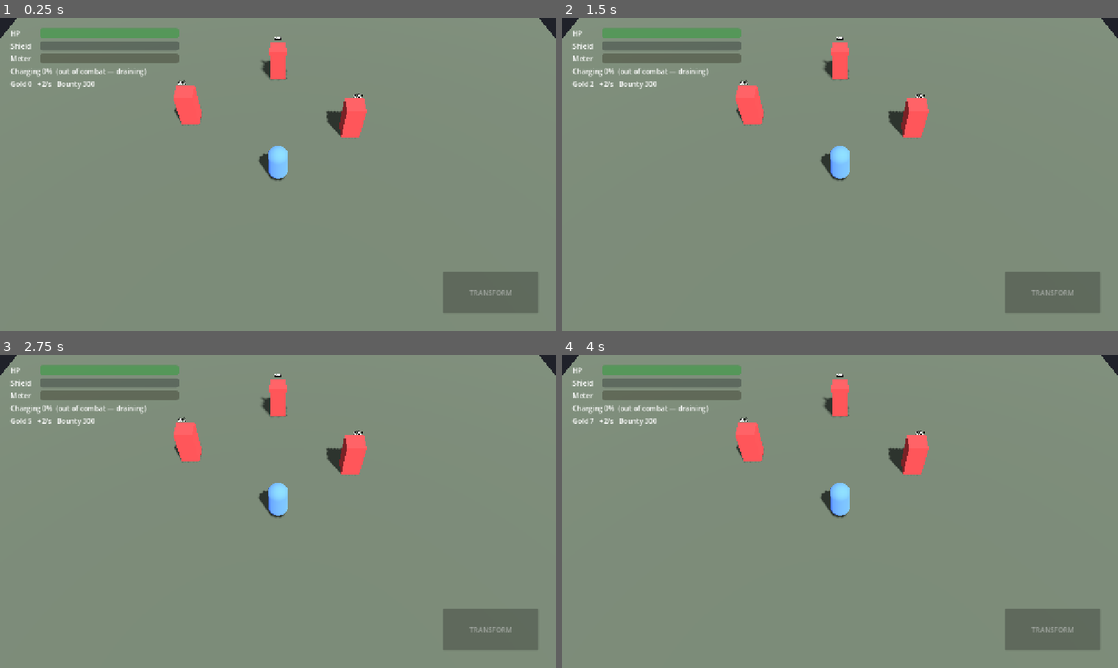
Above: before the commit, frames 1-4 (two rows, left to right).
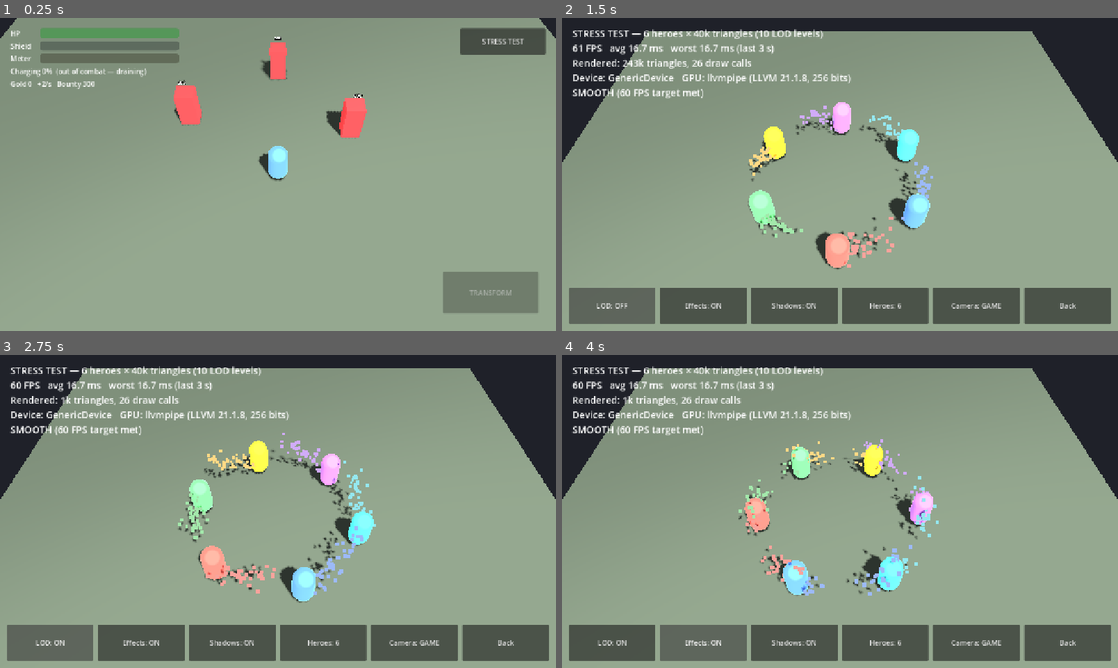
Above: after the commit, the same moments.

Repository: TamanegiNinja25/FZFoC_Mobile
Game: Godot game, scene res://scenes/main.tscn
Same seed, same stepped clock (60 frames per second), same inputs: the game is played once before the commit and once after it.
Inputs (mouse positions are in pixels of both pictures, inside the frame that each line leads up to):
- Up to frame 1 (0.25 s): no input
- Up to frame 2 (1.5 s): click (1062, 43) at 0.5 s, where only the run after the commit has a clickable "STRESS TEST"; click (612, 305) at 1.25 s, where only the run after the commit has a clickable "LOD: ON"
- Up to frame 3 (2.75 s): click (50, 642) at 2 s, where only the run after the commit has a clickable "LOD: OFF"
- Up to frame 4 (4 s): click (701, 642) at 2.75 s, where only the run after the commit has a clickable "Effects: ON"; click (701, 642) at 3.5 s, where only the run after the commit has a clickable "Effects: OFF"

The runs differ from the first frame. In frame 1, 49% of the frame differs, in the area x 0-100%, y 3-100%; in frame 2, 61%; in frame 3, 61%, in the area x 0-100%, y 0-100%; in frame 4, 61%.

Commit message:
prototype: toon shading and phone stress-test scene
- Shared toon material (banded diffuse, toon specular, rim light)
  applied to hero, dummies and ground
- Stress test: 6 heroes x 40,320 triangles with 10 auto LOD levels,
  particles, shadows; toggles for LOD, effects, shadows, 6/12 heroes,
  camera; live FPS / frame time / triangles / draw calls readout
- Benchmark mode (-- --benchmark) prints 4 configurations and quits
- PC baseline: 506 FPS at game camera (18k tris rendered with LOD);
  shadows multiply geometry ~4x
- New headless test: stress_scene_test (7 checks)

Co-Authored-By: Claude Opus 5.5 <noreply@anthropic.com>

Diff:
--- /dev/null
+++ b/Prototype/scenes/stress_test.tscn
@@ -0,0 +1,6 @@
+[gd_scene format=3]
+
+[ext_resource type="Script" path="res://scripts/stress_test.gd" id="1_stress"]
+
+[node name="StressTest" type="Node3D"]
+script = ExtResource("1_stress")
--- a/Prototype/scripts/dummy.gd
+++ b/Prototype/scripts/dummy.gd
@@ -32,9 +32,7 @@
 	mesh.size = Vector3(1.0, 2.0, 1.0)
 	body.mesh = mesh
 	body.position.y = 1.0
-	var material := StandardMaterial3D.new()
-	material.albedo_color = Color(0.8, 0.25, 0.25)
-	body.material_override = material
+	body.material_override = Toon.material(Color(0.8, 0.25, 0.25))
 	add_child(body)
 
 	_label = Label3D.new()
--- a/Prototype/scripts/hero.gd
+++ b/Prototype/scripts/hero.gd
@@ -60,7 +60,7 @@
 var _attack_cooldown := 0.0
 var _dead_time := 0.0
 var _spawn_point := Vector3.ZERO
-var _material := StandardMaterial3D.new()
+var _material := Toon.material(NORMAL_COLOR)
 var _body: MeshInstance3D
 
 
--- a/Prototype/scripts/hud.gd
+++ b/Prototype/scripts/hud.gd
@@ -57,6 +57,17 @@
 	_button.pressed.connect(func(): hero.try_transform())
 	add_child(_button)
 
+	var stress := Button.new()
+	stress.text = "STRESS TEST"
+	stress.anchor_left = 1.0
+	stress.anchor_right = 1.0
+	stress.offset_left = -220
+	stress.offset_top = 24
+	stress.offset_right = -24
+	stress.offset_bottom = 84
+	stress.pressed.connect(func(): get_tree().change_scene_to_file("res://scenes/stress_test.tscn"))
+	add_child(stress)
+
 
 func _process(_delta: float) -> void:
 	if not hero:
--- a/Prototype/scripts/main.gd
+++ b/Prototype/scripts/main.gd
@@ -52,9 +52,7 @@
 	var plane := PlaneMesh.new()
 	plane.size = Vector2(40, 40)
 	ground.mesh = plane
-	var ground_material := StandardMaterial3D.new()
-	ground_material.albedo_color = Color(0.32, 0.36, 0.3)
-	ground.material_override = ground_material
+	ground.material_override = Toon.material(Color(0.32, 0.36, 0.3), 0.0)
 	add_child(ground)
 
 	var sun := DirectionalLight3D.new()
--- /dev/null
+++ b/Prototype/scripts/stress_test.gd
@@ -0,0 +1,275 @@
+extends Node3D
+## Phone stress test for the high-poly stylized budget (art direction, 2026-11-08):
+## 6 heroes at ~40k triangles with automatic LODs, toon shading, particle
+## effects and shadows, seen from the game camera. Run it on the target phone
+## and read the numbers on screen.
+
+const HERO_RADIAL_SEGMENTS := 96
+const HERO_RINGS := 69  # 96 × 69 ≈ 40k triangles at full detail
+const GAME_CAMERA := Vector3(0, 14, 10)
+const CLOSE_CAMERA := Vector3(0, 4, 6)
+const COLORS := [Color(0.35, 0.55, 0.95), Color(0.95, 0.4, 0.35), Color(0.4, 0.85, 0.45),
+		Color(1.0, 0.75, 0.2), Color(0.7, 0.45, 0.95), Color(0.3, 0.85, 0.9)]
+
+var hero_mesh: ArrayMesh
+var hero_triangles := 0
+var hero_lod_levels := 0
+var heroes: Array[Node3D] = []
+
+var _lod_on := true
+var _effects_on := true
+var _close_camera := false
+var _time := 0.0
+var _frame_times: Array[float] = []
+
+## Benchmark mode: `godot --path Prototype res://scenes/stress_test.tscn -- --benchmark`
+## runs four configurations for 3 s each, prints the results and quits.
+var _benchmark := "--benchmark" in OS.get_cmdline_user_args()
+var _bench_step := 0
+var _bench_clock := 0.0
+var _bench_samples: Array[float] = []
+
+var _sun: DirectionalLight3D
+var _camera: Camera3D
+var _stats := Label.new()
+var _buttons := {}
+
+
+func _ready() -> void:
+	hero_mesh = _build_hero_mesh()
+	_build_world()
+	_set_hero_count(6)
+	_build_hud()
+
+
+func _process(delta: float) -> void:
+	_time += delta
+	for i in heroes.size():
+		var angle := _time * 0.6 + TAU * i / heroes.size()
+		var hero := heroes[i]
+		hero.position = Vector3(cos(angle) * 4.0, 0.0, sin(angle) * 4.0)
+		hero.rotation.y = -angle
+	_frame_times.append(delta)
+	if _frame_times.size() > 180:
+		_frame_times.pop_front()
+	_update_stats()
+	if _benchmark:
+		_tick_benchmark(delta)
+
+
+const BENCH_STEPS := ["6 heroes, game camera, LOD on", "6 heroes, close camera (full detail)",
+		"6 heroes, LOD off (worst case)", "12 heroes, LOD off"]
+
+
+func _tick_benchmark(delta: float) -> void:
+	_bench_clock += delta
+	if _bench_clock > 1.0:  # skip the first second of each step (warm-up)
+		_bench_samples.append(delta)
+	if _bench_clock < 4.0:
+		return
+	var total := 0.0
+	var worst := 0.0
+	for t in _bench_samples:
+		total += t
+		worst = maxf(worst, t)
+	var avg := total / maxf(_bench_samples.size(), 1)
+	var triangles := RenderingServer.get_rendering_info(RenderingServer.RENDERING_INFO_TOTAL_PRIMITIVES_IN_FRAME)
+	print("BENCH | %-38s | %5.1f FPS | avg %5.2f ms | worst %5.2f ms | %4dk tris" % [BENCH_STEPS[_bench_step], 1.0 / avg, avg * 1000.0, worst * 1000.0, triangles / 1000])
+	_bench_step += 1
+	_bench_clock = 0.0
+	_bench_samples.clear()
+	match _bench_step:
+		1: _toggle_camera()
+		2: _toggle_camera(); _toggle_lod()
+		3: _toggle_heroes()
+		4:
+			print("BENCH | device: %s | GPU: %s" % [OS.get_model_name(), RenderingServer.get_video_adapter_name()])
+			get_tree().quit()
+
+
+## Builds a ~40k-triangle capsule and lets Godot generate LODs for it,
+## the same way it does for imported models.
+func _build_hero_mesh() -> ArrayMesh:
+	var capsule := CapsuleMesh.new()
+	capsule.radius = 0.5
+	capsule.height = 2.0
+	capsule.radial_segments = HERO_RADIAL_SEGMENTS
+	capsule.rings = HERO_RINGS
+	var arrays := capsule.get_mesh_arrays()
+	hero_triangles = arrays[Mesh.ARRAY_INDEX].size() / 3
+	var importer := ImporterMesh.new()
+	importer.add_surface(Mesh.PRIMITIVE_TRIANGLES, arrays)
+	importer.generate_lods(25.0, 60.0, [])
+	hero_lod_levels = importer.get_surface_lod_count(0)
+	return importer.get_mesh()
+
+
+func _make_hero(color: Color) -> Node3D:
+	var root := Node3D.new()
+	var body := MeshInstance3D.new()
+	body.mesh = hero_mesh
+	body.position.y = 1.0
+	body.material_override = Toon.material(color)
+	root.add_child(body)
+
+	var particles := GPUParticles3D.new()
+	particles.name = "Effect"
+	particles.amount = 48
+	particles.lifetime = 1.2
+	particles.position.y = 1.0
+	var process := ParticleProcessMaterial.new()
+	process.emission_shape = ParticleProcessMaterial.EMISSION_SHAPE_SPHERE
+	process.emission_sphere_radius = 0.7
+	process.gravity = Vector3(0, 1.5, 0)
+	process.scale_min = 0.6
+	process.scale_max = 1.2
+	particles.process_material = process
+	var quad := QuadMesh.new()
+	quad.size = Vector2(0.15, 0.15)
+	var spark := StandardMaterial3D.new()
+	spark.shading_mode = BaseMaterial3D.SHADING_MODE_UNSHADED
+	spark.billboard_mode = BaseMaterial3D.BILLBOARD_ENABLED
+	spark.albedo_color = color.lightened(0.4)
+	quad.material = spark
+	particles.draw_pass_1 = quad
+	particles.emitting = _effects_on
+	root.add_child(particles)
+	return root
+
+
+func _set_hero_count(count: int) -> void:
+	for hero in heroes:
+		hero.queue_free()
+	heroes.clear()
+	for i in count:
+		var hero := _make_hero(COLORS[i % COLORS.size()])
+		add_child(hero)
+		heroes.append(hero)
+
+
+func _build_world() -> void:
+	var ground := MeshInstance3D.new()
+	var plane := PlaneMesh.new()
+	plane.size = Vector2(30, 30)
+	ground.mesh = plane
+	ground.material_override = Toon.material(Color(0.32, 0.36, 0.3), 0.0)
+	add_child(ground)
+
+	_sun = DirectionalLight3D.new()
+	_sun.rotation_degrees = Vector3(-55, 30, 0)
+	_sun.shadow_enabled = true
+	add_child(_sun)
+
+	var environment := Environment.new()
+	environment.background_mode = Environment.BG_COLOR
+	environment.background_color = Color(0.12, 0.13, 0.16)
+	environment.ambient_light_source = Environment.AMBIENT_SOURCE_COLOR
+	environment.ambient_light_color = Color(0.6, 0.6, 0.65)
+	var world_env := WorldEnvironment.new()
+	world_env.environment = environment
+	add_child(world_env)
+
+	_camera = Camera3D.new()
+	_camera.fov = 50
+	add_child(_camera)
+	_place_camera()
+
+
+func _place_camera() -> void:
+	_camera.position = CLOSE_CAMERA if _close_camera else GAME_CAMERA
+	_camera.look_at(Vector3(0, 1, 0), Vector3.UP)
+
+
+func _build_hud() -> void:
+	var layer := CanvasLayer.new()
+	add_child(layer)
+
+	_stats.position = Vector2(24, 20)
+	_stats.add_theme_font_size_override("font_size", 22)
+	layer.add_child(_stats)
+
+	var bar := HBoxContainer.new()
+	bar.anchor_top = 1.0
+	bar.anchor_bottom = 1.0
+	bar.anchor_right = 1.0
+	bar.offset_left = 16
+	bar.offset_right = -16
+	bar.offset_top = -100
+	bar.offset_bottom = -16
+	bar.add_theme_constant_override("separation", 10)
+	layer.add_child(bar)
+
+	for spec in [["lod", _toggle_lod], ["effects", _toggle_effects], ["shadows", _toggle_shadows],
+			["heroes", _toggle_heroes], ["camera", _toggle_camera], ["back", _back]]:
+		var button := Button.new()
+		button.custom_minimum_size = Vector2(150, 84)
+		button.size_flags_horizontal = Control.SIZE_EXPAND_FILL
+		button.pressed.connect(spec[1])
+		bar.add_child(button)
+		_buttons[spec[0]] = button
+	_refresh_buttons()
+
+
+func _refresh_buttons() -> void:
+	_buttons["lod"].text = "LOD: %s" % ("ON" if _lod_on else "OFF")
+	_buttons["effects"].text = "Effects: %s" % ("ON" if _effects_on else "OFF")
+	_buttons["shadows"].text = "Shadows: %s" % ("ON" if _sun.shadow_enabled else "OFF")
+	_buttons["heroes"].text = "Heroes: %d" % heroes.size()
+	_buttons["camera"].text = "Camera: %s" % ("CLOSE" if _close_camera else "GAME")
+	_buttons["back"].text = "Back"
+
+
+func _toggle_lod() -> void:
+	_lod_on = not _lod_on
+	# 0 forces full detail everywhere; 1.0 is Godot's default LOD behaviour.
+	get_viewport().mesh_lod_threshold = 1.0 if _lod_on else 0.0
+	_refresh_buttons()
+
+
+func _toggle_effects() -> void:
+	_effects_on = not _effects_on
+	for hero in heroes:
+		var effect := hero.get_node("Effect") as GPUParticles3D
+		effect.emitting = _effects_on
+		effect.visible = _effects_on
+	_refresh_buttons()
+
+
+func _toggle_shadows() -> void:
+	_sun.shadow_enabled = not _sun.shadow_enabled
+	_refresh_buttons()
+
+
+func _toggle_heroes() -> void:
+	_set_hero_count(12 if heroes.size() == 6 else 6)
+	_refresh_buttons()
+
+
+func _toggle_camera() -> void:
+	_close_camera = not _close_camera
+	_place_camera()
+	_refresh_buttons()
+
+
+func _back() -> void:
+	get_tree().change_scene_to_file("res://scenes/main.tscn")
+
+
+func _update_stats() -> void:
+	var fps := Engine.get_frames_per_second()
+	var worst := 0.0
+	var total := 0.0
+	for t in _frame_times:
+		worst = maxf(worst, t)
+		total += t
+	var avg_ms := 1000.0 * total / maxf(_frame_times.size(), 1)
+	var triangles := RenderingServer.get_rendering_info(RenderingServer.RENDERING_INFO_TOTAL_PRIMITIVES_IN_FRAME)
+	var draw_calls := RenderingServer.get_rendering_info(RenderingServer.RENDERING_INFO_TOTAL_DRAW_CALLS_IN_FRAME)
+	var verdict := "SMOOTH (60 FPS target met)" if fps >= 55 else ("PLAYABLE (30 FPS target met)" if fps >= 28 else "TOO SLOW — lower the budget")
+	_stats.text = "\n".join([
+		"STRESS TEST — %d heroes × %dk triangles (%d LOD levels)" % [heroes.size(), hero_triangles / 1000, hero_lod_levels],
+		"%d FPS   avg %.1f ms   worst %.1f ms (last 3 s)" % [fps, avg_ms, worst * 1000.0],
+		"Rendered: %dk triangles, %d draw calls" % [triangles / 1000, draw_calls],
+		"Device: %s   GPU: %s" % [OS.get_model_name(), RenderingServer.get_video_adapter_name()],
+		verdict,
+	])
--- /dev/null
+++ b/Prototype/scripts/toon.gd
@@ -0,0 +1,18 @@
+class_name Toon
+extends RefCounted
+## Shared toon material (decision 2026-11-08): banded diffuse light, toon
+## specular highlight and a rim light that keeps silhouettes readable from
+## the top-down camera.
+
+
+static func material(color: Color, rim := 0.6) -> StandardMaterial3D:
+	var m := StandardMaterial3D.new()
+	m.albedo_color = color
+	m.diffuse_mode = BaseMaterial3D.DIFFUSE_TOON
+	m.specular_mode = BaseMaterial3D.SPECULAR_TOON
+	m.roughness = 0.55
+	if rim > 0.0:
+		m.rim_enabled = true
+		m.rim = rim
+		m.rim_tint = 0.3
+	return m
--- /dev/null
+++ b/Prototype/tests/stress_scene_test.gd
@@ -0,0 +1,47 @@
+extends SceneTree
+## Headless check that the stress scene is built to budget:
+##   Godot_v4.7.2-stable_win64_console.exe --headless --path Prototype -s res://tests/stress_scene_test.gd
+## It can't measure frame rate (no GPU in headless mode); run the scene on the
+## target phone for that.
+
+var _scene: Node
+var _frames := 0
+var _failures: Array[String] = []
+
+
+func _initialize() -> void:
+	_scene = load("res://scenes/stress_test.tscn").instantiate()
+	root.add_child(_scene)
+
+
+func _process(_delta: float) -> bool:
+	_frames += 1
+	if _frames == 10:
+		_check(_scene.heroes.size() == 6, "6 heroes spawned")
+		_check(_scene.hero_triangles >= 35000 and _scene.hero_triangles <= 50000,
+				"hero mesh within the 30–50k budget (%d triangles)" % _scene.hero_triangles)
+		_check(_scene.hero_lod_levels >= 2, "automatic LODs generated (%d levels)" % _scene.hero_lod_levels)
+		_check(_scene.heroes[0].get_node("Effect") is GPUParticles3D, "each hero has a particle effect")
+		var material: StandardMaterial3D = _scene.heroes[0].get_child(0).material_override
+		_check(material.diffuse_mode == BaseMaterial3D.DIFFUSE_TOON, "heroes use toon shading")
+		_scene._toggle_heroes()
+	elif _frames == 20:
+		_check(_scene.heroes.size() == 12, "hero toggle doubles to 12")
+		_scene._toggle_lod()
+		_check(_scene.get_viewport().mesh_lod_threshold == 0.0, "LOD toggle forces full detail")
+		_scene._toggle_effects()
+		_scene._toggle_shadows()
+		_scene._toggle_camera()
+	elif _frames == 40:
+		for failure in _failures:
+			printerr("FAIL: " + failure)
+		print("STRESS SCENE TEST %s (%d checks failed)" % ["PASSED" if _failures.is_empty() else "FAILED", _failures.size()])
+		quit(1 if _failures.size() else 0)
+	return false
+
+
+func _check(ok: bool, what: String) -> void:
+	if ok:
+		print("ok   " + what)
+	else:
+		_failures.append(what)
Not shown, added: Prototype/scripts/stress_test.gd.uid
Not shown, added: Prototype/scripts/toon.gd.uid
Not shown, added: Prototype/tests/stress_scene_test.gd.uid
